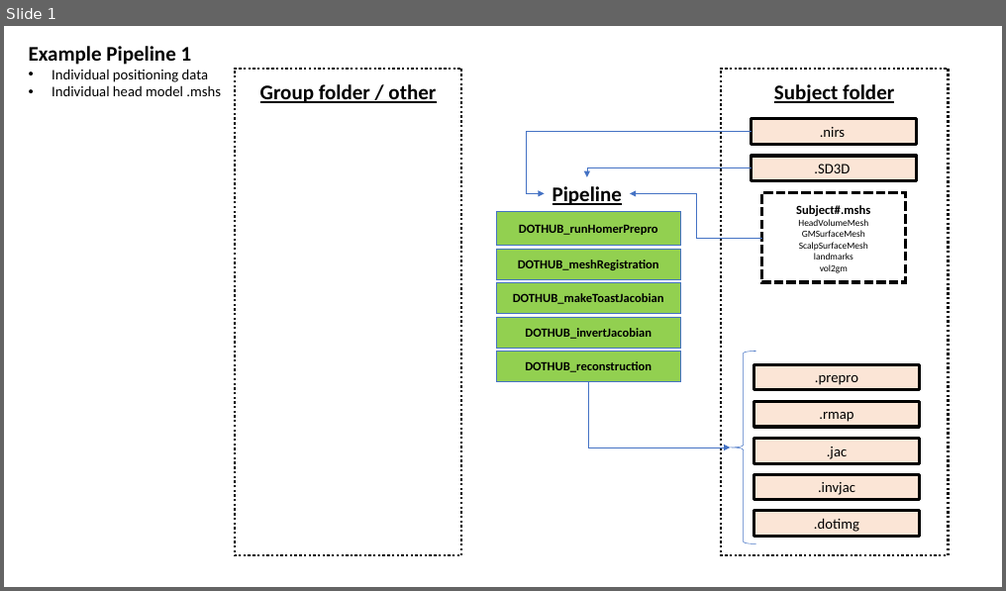
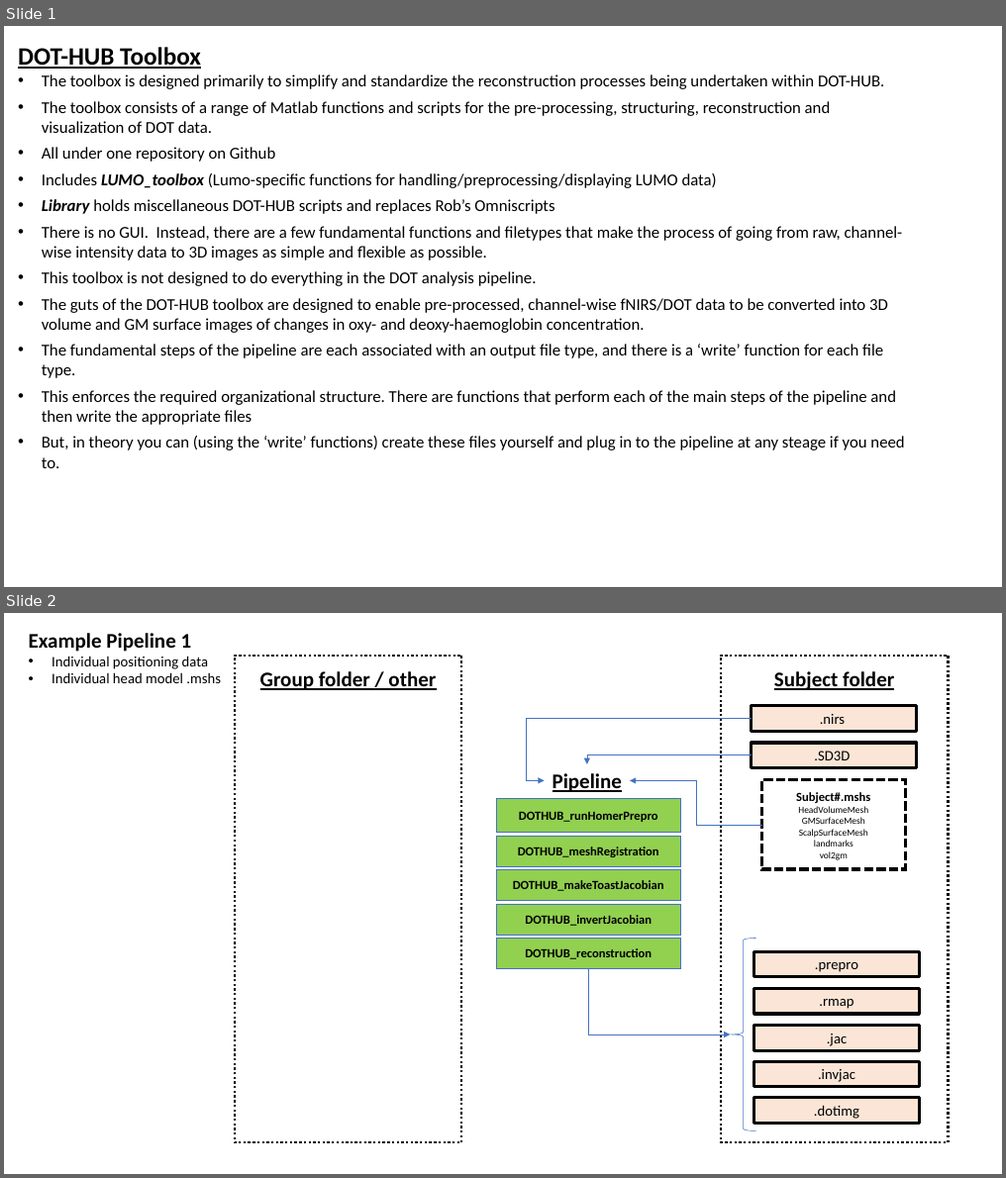
Before and after one commit to DOT-HUB/DOT-HUB_toolbox, a slide deck: ExamplePipelineStructures.pptx. Shown one above the other, each under a label of ours: slide 1 before the commit, slides 1 and 2 after it. The pictures are 1006x591 and 1006x1178 pixels, drawn with LibreOffice and Linux fonts; fonts in the diff are those of the drawing. Boxes give left, top, right and bottom in pixels: in the first picture for what was removed or moved away, otherwise in the second. Text is boxed around its words. In the diff, an @@ line names an element or a change of style, - is before the commit and + after.

```diff
--- a/ExamplePipelineStructures.pptx
+++ b/ExamplePipelineStructures.pptx
@@ slide 1 added at (4,26,1002,587), background #FFFFFF @@
@@ text added at (18,47,904,469), 16 pt, text #000000 @@
+DOT-HUB Toolbox
+• The toolbox is designed primarily to simplify and standardize the reconstruction processes being undertaken within DOT-HUB.
+• The toolbox consists of a range of Matlab functions and scripts for the pre-processing, structuring, reconstruction and visualization of DOT data.
+• All under one repository on Github
+• Includes LUMO_toolbox (Lumo-specific functions for handling/preprocessing/displaying LUMO data)
+• Library holds miscellaneous DOT-HUB scripts and replaces Rob’s Omniscripts
+• There is no GUI. Instead, there are a few fundamental functions and filetypes that make the process of going from raw, channel-wise intensity data to 3D images as simple and flexible as possible.
+• This toolbox is not designed to do everything in the DOT analysis pipeline.
+• The guts of the DOT-HUB toolbox are designed to enable pre-processed, channel-wise fNIRS/DOT data to be converted into 3D volume and GM surface images of changes in oxy- and deoxy-haemoglobin concentration.
+• The fundamental steps of the pipeline are each associated with an output file type, and there is a ‘write’ function for each file type.
+• This enforces the required organizational structure. There are functions that perform each of the main steps of the pipeline and then write the appropriate files
+• But, in theory you can (using the ‘write’ functions) create these files yourself and plug in to the pipeline at any steage if you need to.
@@ what was slide 1 is now slide 2 @@
```
Also in this commit, not shown: 4 other files.
